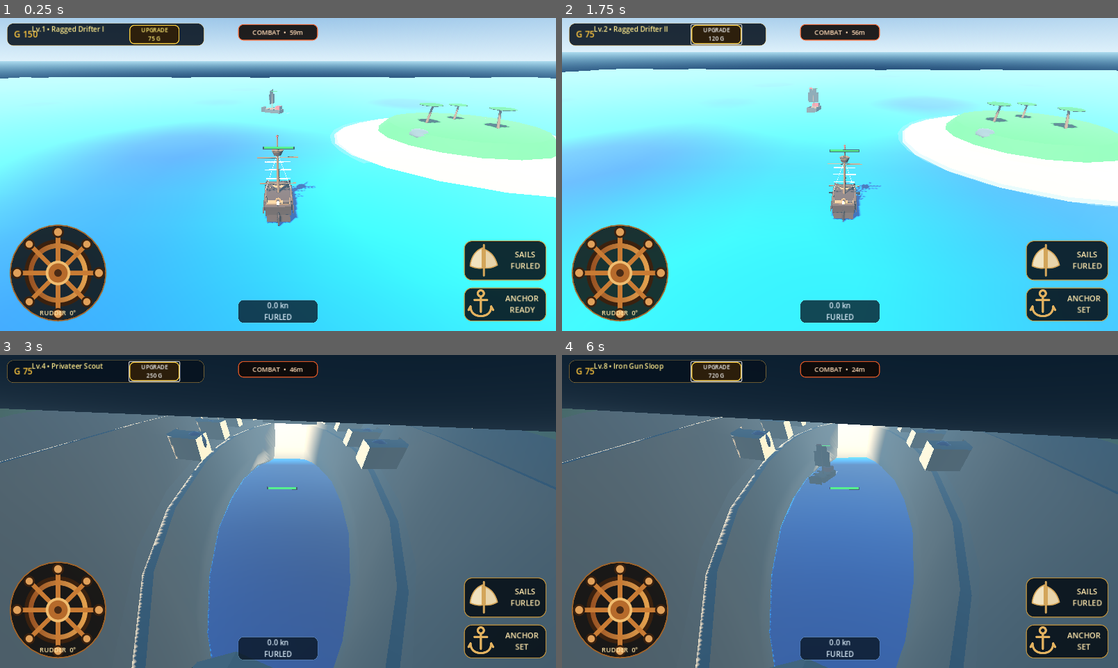
Above: before the commit, frames 1-4 (two rows, left to right).
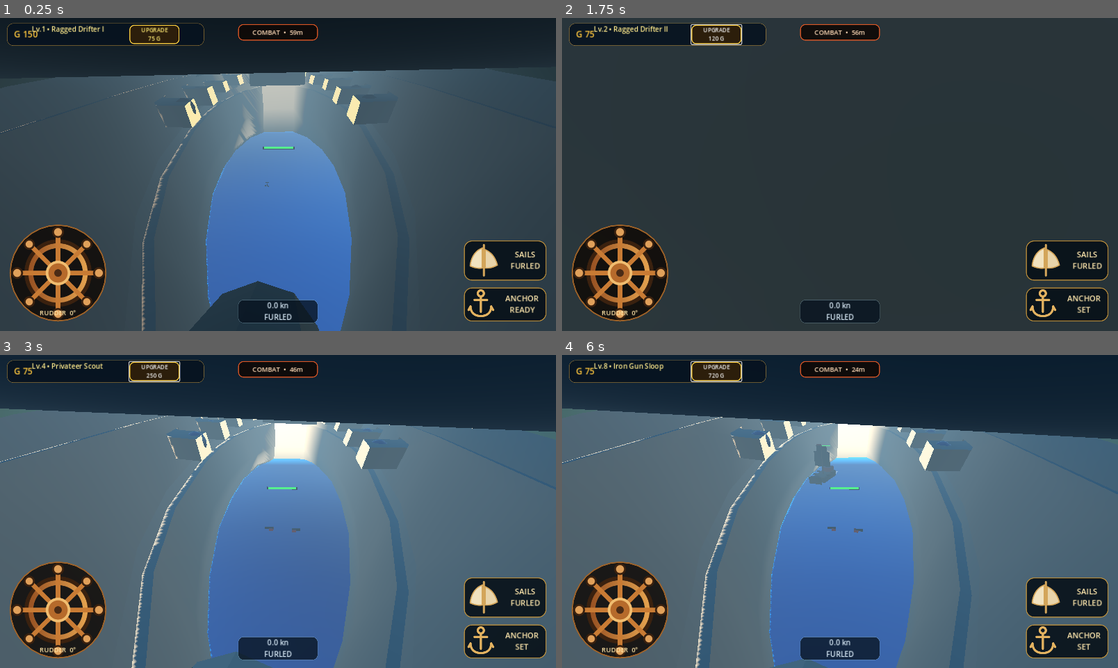
Above: after the commit, the same moments.

Repository: za99405com-ui/Pirate-Seasonline
Game: Godot game, scene res://scenes/world/world.tscn
The game is run twice, just before and just after one commit, with the same random seed, the same clock (stepped at 60 frames per second) and the same inputs.
Inputs:
- Up to frame 1 (0.25 s): no input
- Up to frame 2 (1.75 s): click "ANCHOR READY" at 0.5 s; click "UPGRADE 75 G" at 1.25 s
- Up to frame 3 (3 s): click "UPGRADE 120 G" at 2 s; click "UPGRADE 180 G" at 2.75 s
- Up to frame 4 (6 s): click "UPGRADE 250 G" at 3.5 s; click "UPGRADE 340 G" at 4.25 s; click "UPGRADE 450 G" at 5 s; click "UPGRADE 580 G" at 5.75 s

The runs differ from the first frame. In frame 1, 92% of the frame differs, in the area x 0-100%, y 0-100%; in frame 2, 91%; in frame 3, less than 0.1%; in frame 4, less than 0.1%.

Commit message:
Use one ship across levels and unlock cannon sail travel

Diff:
--- a/godot_game/scripts/player/player_ship.gd
+++ b/godot_game/scripts/player/player_ship.gd
@@ -113,16 +113,26 @@
 	return rudder_input
 
 func set_sail_level(level: int) -> void:
-	sail_level = clampi(level, 0, 2)
+	# Two-state propulsion. Levels 1-2 use rowing (stop/go); Level 3+ uses the real sail.
+	sail_level = 2 if level > 0 else 0
 	if sail_level < 2 and travel_mode:
 		_set_travel_mode(false)
 		_reset_travel_progress()
 
+func toggle_sail() -> void:
+	set_sail_level(0 if sail_level > 0 else 2)
+
 func get_sail_level() -> int:
 	return sail_level
 
 func get_sail_power() -> float:
 	return sail_power
+
+func has_sail_upgrade() -> bool:
+	return current_level >= 3
+
+func has_travel_upgrade() -> bool:
+	return current_level >= 3
 
 func toggle_anchor() -> void:
 	if anchor_deployed:
@@ -167,16 +177,10 @@
 	_keep_world_health_bar_readable()
 
 func _handle_movement(delta: float) -> void:
-	var target_sail_power: float = 0.0
-	match sail_level:
-		1:
-			target_sail_power = half_sail_power
-		2:
-			target_sail_power = 1.0
-		_:
-			target_sail_power = 0.0
-
-	# Sails gain/lose drive progressively; changing sail state never teleports speed.
+	# L1-L2: rowing propulsion. L3+: the same input opens/closes the installed sail.
+	var target_sail_power: float = 1.0 if sail_level > 0 else 0.0
+
+	# Propulsion builds and drops progressively; closing the sail never teleports speed.
 	sail_power = move_toward(sail_power, target_sail_power, sail_response * delta)
 	smoothed_throttle = sail_power
 	smoothed_rudder = move_toward(smoothed_rudder, rudder_input, rudder_response * delta)
@@ -252,7 +256,7 @@
 	if forward.length_squared() > 0.0001:
 		forward = forward.normalized()
 
-	if combat_active or anchor_deployed or sail_level < 2:
+	if current_level < 3 or combat_active or anchor_deployed or sail_level < 2:
 		_reset_travel_progress()
 		if travel_mode:
 			_set_travel_mode(false)
@@ -369,15 +373,8 @@
 	var blend_rate: float = 1.0 / maxf(travel_transition_time, 0.05)
 	travel_blend = move_toward(travel_blend, target_blend, blend_rate * delta)
 
-	# Sail opening has its own slower visual state so the crew appears to work the canvas.
-	var sail_visual_target: float = 0.0
-	match sail_level:
-		1:
-			sail_visual_target = 0.55
-		2:
-			sail_visual_target = 1.0
-		_:
-			sail_visual_target = 0.0
+	# The real sail is unlocked at Level 3 and has a physical OPEN/CLOSED transition.
+	var sail_visual_target: float = 1.0 if current_level >= 3 and sail_level > 0 else 0.0
 	sail_visual_progress = move_toward(sail_visual_progress, sail_visual_target, sail_visual_response * delta)
 
 	# Open/close sails one after another instead of every sheet popping at once.
@@ -512,6 +509,10 @@
 	cannon_damage = info.cannon_damage
 	reload_time = info.reload_time
 
+	if current_level < 3 and travel_mode:
+		_set_travel_mode(false)
+		_reset_travel_progress()
+
 	# 2. Configure storage capacity
 	storage.configure_for_level(current_level, info.storage_capacity)
 	GameManager.update_storage(storage.used_storage, storage.storage_capacity)
@@ -545,20 +546,68 @@
 	if not visuals:
 		return
 
-	# Level 1 and Level 2 keep the original ship. Level 3+ uses the imported 3D ship.
-	var starter_stage: bool = current_level <= 2
+	# The old handmade ship is permanently removed.
+	# Every level uses the same imported Ragged Drifter hull.
 	var ship_model := visuals.get_node_or_null("ShipModel") as Node3D
 	var base_hull := visuals.get_node_or_null("BaseHull") as Node3D
 	var mast_main := visuals.get_node_or_null("MastMain") as Node3D
 
 	if ship_model:
-		ship_model.visible = not starter_stage
+		ship_model.visible = true
 	if base_hull:
-		base_hull.visible = starter_stage
+		base_hull.visible = false
 	if mast_main:
-		mast_main.visible = starter_stage
+		mast_main.visible = false
+
+	# Keep only upgrade add-ons that belong to the new progression.
 	if progressive_parts:
-		progressive_parts.visible = starter_stage
+		progressive_parts.visible = true
+		for child in progressive_parts.get_children():
+			child.visible = false
+		var first_cannons := progressive_parts.get_node_or_null("cannons_pair_1") as Node3D
+		if first_cannons:
+			first_cannons.visible = current_level >= 2
+
+	_apply_imported_level_look()
+
+func _apply_imported_level_look() -> void:
+	# Same mesh at every level; only its condition changes.
+	# L1 is dark, rough and neglected. L2 is partly repaired. L3 restores the authored texture.
+	var ship_model_node: Node = visuals.get_node_or_null("ShipModel") if visuals else null
+	if not ship_model_node:
+		return
+
+	var stack: Array[Node] = [ship_model_node]
+	while not stack.is_empty():
+		var node: Node = stack.pop_back()
+		for child in node.get_children():
+			stack.append(child)
+
+		if not node is MeshInstance3D:
+			continue
+
+		var mesh_instance := node as MeshInstance3D
+		if not mesh_instance.mesh:
+			continue
+
+		for surface_index in range(mesh_instance.mesh.get_surface_count()):
+			# Level 3+ goes back to the GLB's original baked material.
+			if current_level >= 3:
+				mesh_instance.set_surface_override_material(surface_index, null)
+				continue
+
+			var source := mesh_instance.mesh.surface_get_material(surface_index)
+			if not source is StandardMaterial3D:
+				continue
+
+			var worn := (source as StandardMaterial3D).duplicate() as StandardMaterial3D
+			if current_level == 1:
+				worn.albedo_color *= Color(0.58, 0.54, 0.48, 1.0)
+				worn.roughness = maxf(worn.roughness, 0.94)
+			else:
+				worn.albedo_color *= Color(0.80, 0.77, 0.70, 1.0)
+				worn.roughness = maxf(worn.roughness, 0.82)
+			mesh_instance.set_surface_override_material(surface_index, worn)
 
 func _play_upgrade_celebration() -> void:
 	if not visuals:
@@ -571,6 +620,8 @@
 	GameManager.update_storage(used, capacity)
 
 func get_cannons_per_side() -> int:
+	if current_level < 2:
+		return 0
 	if current_level >= 15:
 		return 4
 	if current_level >= 12:
